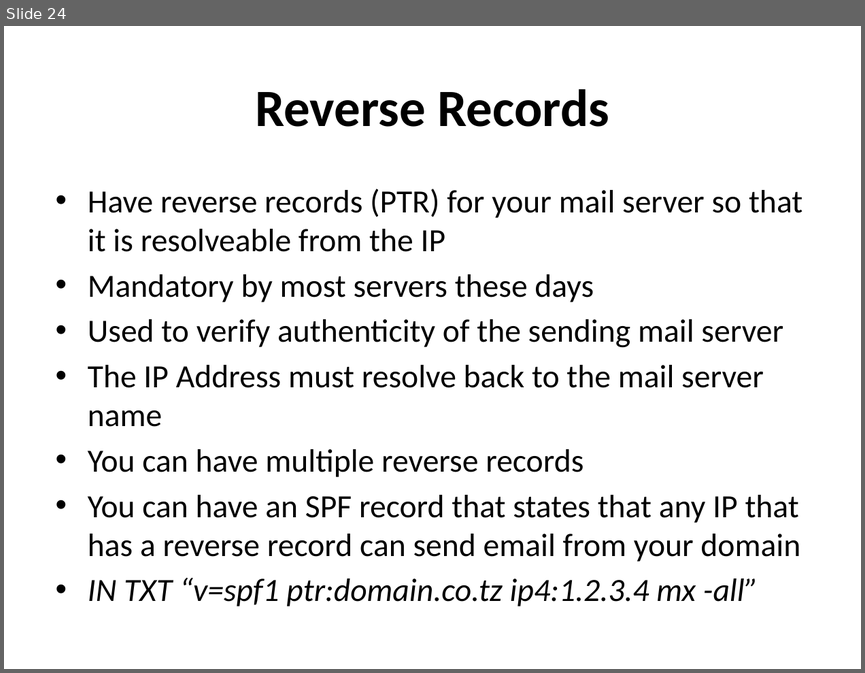
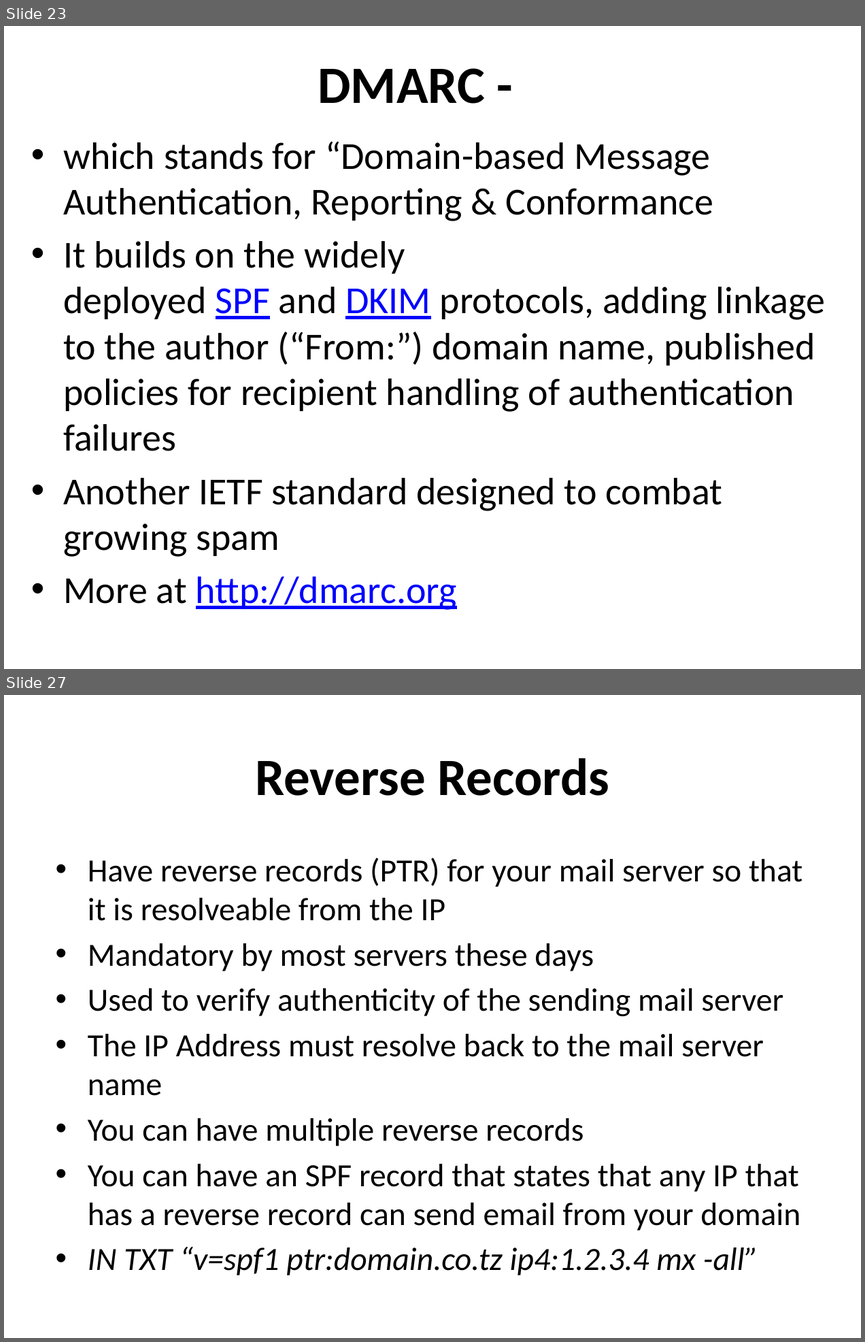
Before and after one commit to afnog/afnog.github.io, a slide deck: sse/postfix/postfix-mailgateway-debian.ppt. Shown one above the other, each under a label of ours: slide 24 before the commit, slides 23 and 27 after it; the slides between them are not shown. The pictures are 865x673 and 865x1342 pixels, drawn with LibreOffice and Linux fonts; fonts in the diff are those of the drawing. Boxes give left, top, right and bottom in pixels: in the first picture for what was removed or moved away, otherwise in the second. Text is boxed around its words. In the diff, an @@ line names an element or a change of style, - is before the commit and + after.

```diff
--- a/sse/postfix/postfix-mailgateway-debian.ppt
+++ b/sse/postfix/postfix-mailgateway-debian.ppt
@@ slide 23 added at [4,26,861,669], background #FFFFFF @@
@@ title added at [317,68,485,104], 44 pt, text #000000, bold @@
+DMARC -
@@ text added at [63,141,825,609], 32 pt, text #000000 @@
+• which stands for “Domain-based Message Authentication, Reporting & Conformance
+• It builds on the widely deployed SPF and DKIM protocols, adding linkage to the author (“From:”) domain name, published policies for recipient handling of authentication failures
+• Another IETF standard designed to combat growing spam
+• More at http://dmarc.org
@@ what was slide 24 is now slide 27 @@
```
Also in this commit, not shown: 1 slide changed, 3 other slides added, 1 slide removed.
